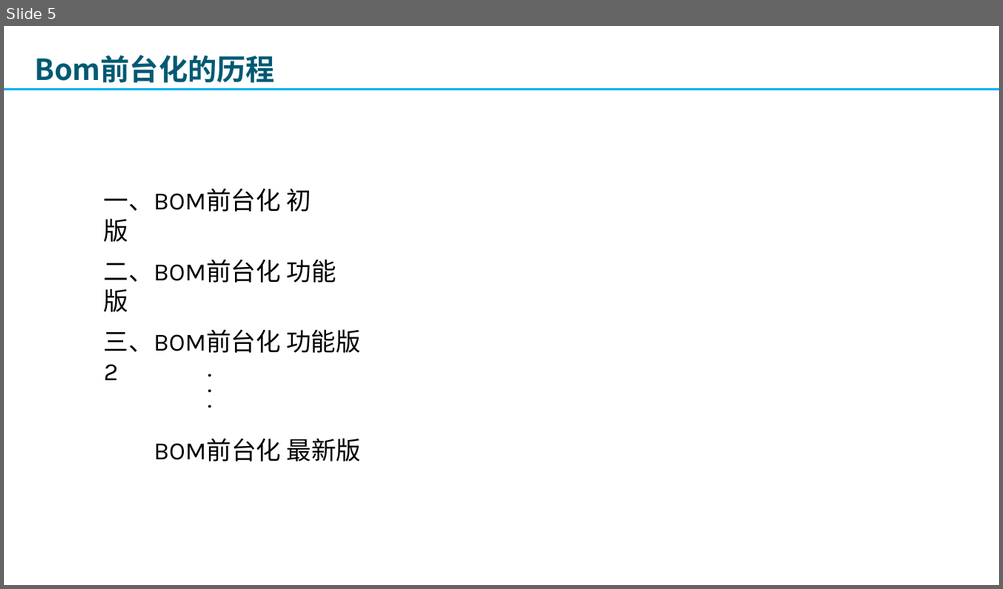
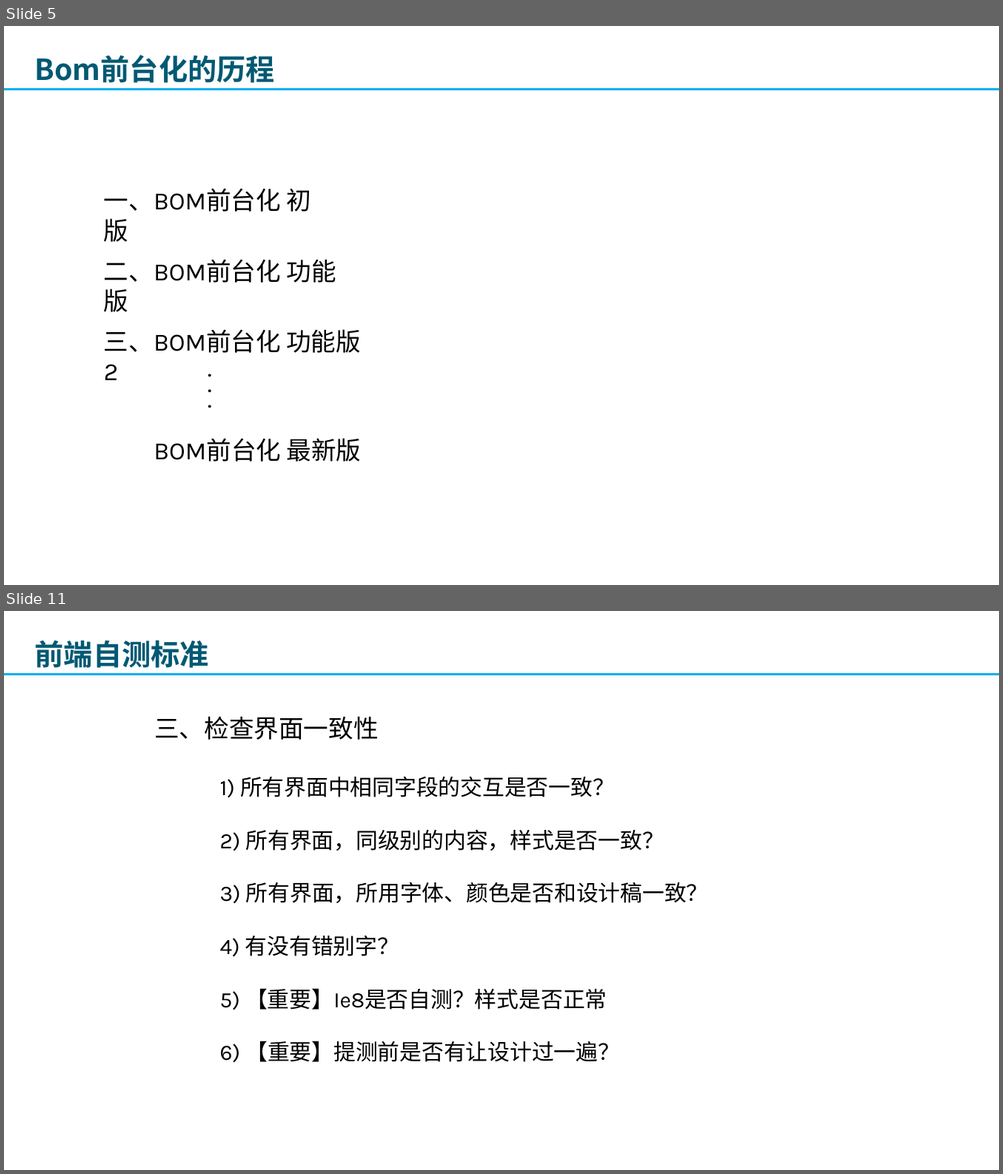
Before and after one commit to lbb1/lbb1.github.io, a slide deck: doc/2019-10-22 bom项目前端开发的收获.pptx. Shown one above the other, each under a label of ours: slide 5 before the commit, slides 5 and 11 after it; the slides between them are not shown. The pictures are 1003x589 and 1003x1174 pixels, drawn with LibreOffice and Linux fonts; fonts in the diff are those of the drawing; background and template pictures are left out. Boxes give left, top, right and bottom in pixels: in the first picture for what was removed or moved away, otherwise in the second. Text is boxed around its words. In the diff, an @@ line names an element or a change of style, - is before the commit and + after.

```diff
--- a/doc/2019-10-22 bom项目前端开发的收获.pptx
+++ b/doc/2019-10-22 bom项目前端开发的收获.pptx
@@ slide 11 added at box(4, 611, 999, 1170), background picture (left out) @@
@@ text added at box(35, 640, 209, 668), 21 pt, text #005973, bold @@
+前端自测标准
@@ line added from (4, 675) to (999, 675), #00B0F0 1.5 pt @@
@@ text added at box(154, 716, 378, 740), 18 pt, text #000000 @@
+三、检查界面一致性
@@ text added at box(220, 776, 708, 1062), 16 pt, text #000000 @@
+1) 所有界面中相同字段的交互是否一致？
+2) 所有界面，同级别的内容，样式是否一致？
+3) 所有界面，所用字体、颜色是否和设计稿一致？
+4) 有没有错别字？
+5) 【重要】Ie8是否自测？样式是否正常
+6) 【重要】提测前是否有让设计过一遍？
```
Also in this commit, not shown: 1 slide changed, 7 other slides added, 1 slide removed, 1 other file.
